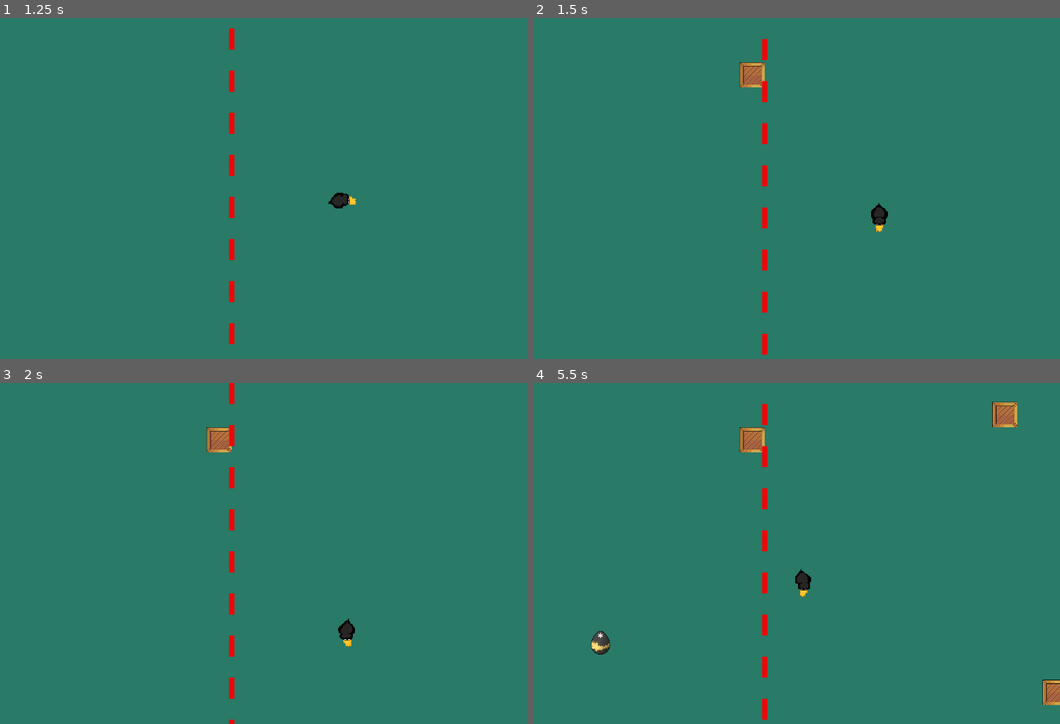
Above: before the commit, frames 1-4 (two rows, left to right).
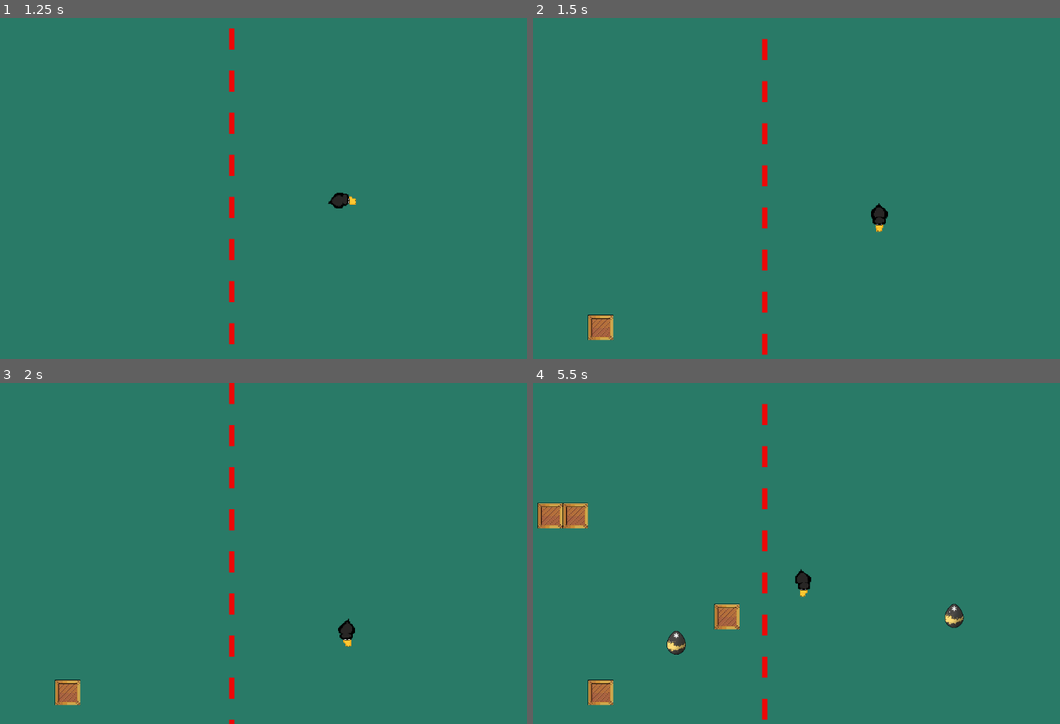
Above: after the commit, the same moments.

Repository: LuBolin/Wobbly-Waddlers
Game: Godot game, scene res://Levels/EndlessLevel.tscn
Same seed, same stepped clock (60 frames per second), same inputs: the game is played once before the commit and once after it. This scene is started directly instead of the project's main scene.
Inputs:
- Up to frame 1 (1.25 s): tap Enter (down) at 0.5 s; hold D (right) from 0.53 s (still down); tap 0 at 0.6 s
- Up to frame 2 (1.5 s): release D (right) at 1.28 s; hold Enter (down) from 1.28 s (still down); tap 1 at 1.35 s
- Up to frame 3 (2 s): keep holding Enter (down)
- Up to frame 4 (5.5 s): release Enter (down) at 2.03 s; hold D (right) 2.03-2.78 s; tap one key every 0.75 s from 2.1 s: 2 3 4 5 6; hold W (up) 2.78-3.53 s; hold A (left) 3.53-5.03 s; hold Enter (down) from 5.03 s (still down)

Frame 1 is identical in both runs. In frame 2, 0.7% of the frame differs, in the area x 10-44%, y 12-95%; in frame 3, 0.7%; in frame 4, 3.0%, in the area x 0-100%, y 5-95%.

Commit message:
Fix duck not dying on edge

Diff:
--- a/Levels/EndlessLevelManager.gd
+++ b/Levels/EndlessLevelManager.gd
@@ -8,10 +8,11 @@
 	Singleton.restart.connect(self.restart_level)
 
 	inputDelayTimer.set_wait_time(Global.TICK_DURATION)
-	inputDelayTimer.timeout.connect(handle_input)
-
 	# Endless
 	inputDelayTimer.timeout.connect(endless_drop_random_tiles)
+
+	inputDelayTimer.timeout.connect(handle_input)
+
 
 	parse_tilemaplayer()
 
@@ -252,17 +253,46 @@
 var ticks_since_last_tile = 0
 const TICKS_UNTIL_NEXT_TILE = 3
 func endless_drop_random_tiles():
+	# quacker offmap
+	var tile_coords = world_to_tile(quacker.position) - level_offset
+	if tile_coords.x < 2 or tile_coords.x > level_size.x - 3 or tile_coords.y < 2 or tile_coords.y > level_size.y - 3:
+		quacker.die()
+
 	# remove edge crates
 	for i in range(level_size.y):
 		if crate_coord_array[i][1] is Crate:
+			var c = crate_coord_array[i][1]
 			crate_coord_array[i][1] = 0
+			for j in range(crates.size()):
+				if crates[j] == c:
+					crates.remove_at(j)
+					break
+			c.queue_free()
 		if crate_coord_array[i][level_size.x - 2] is Crate:
+			var c = crate_coord_array[i][level_size.x - 2]
 			crate_coord_array[i][level_size.x - 2] = 0
+			for j in range(crates.size()):
+				if crates[j] == c:
+					crates.remove_at(j)
+					break
+			c.queue_free()
 	for i in range(level_size.y):
 		if crate_coord_array[1][i] is Crate:
+			var c = crate_coord_array[1][i]
 			crate_coord_array[1][i] = 0
+			for j in range(crates.size()):
+				if crates[j] == c:
+					crates.remove_at(j)
+					break
+			c.queue_free()
 		if crate_coord_array[level_size.y - 2][i] is Crate:
+			var c = crate_coord_array[level_size.y - 2][i]
 			crate_coord_array[level_size.y - 2][i] = 0
+			for j in range(crates.size()):
+				if crates[j] == c:
+					crates.remove_at(j)
+					break
+			c.queue_free()
 
 
 	ticks_since_last_tile += 1
@@ -293,8 +323,8 @@
 
 func endless_choose_random_coords():
 	var choice_array = []
-	for i in range(level_size.y):
-		for j in range(level_size.x):
+	for i in range(2, level_size.y - 2):
+		for j in range(2, level_size.x - 2):
 			if crate_coord_array[i][j] is Crate:
 				continue
 			choice_array.append([i, j])
Not shown: 1 places in 3D/3DWorld.tscn that only renumber resources
